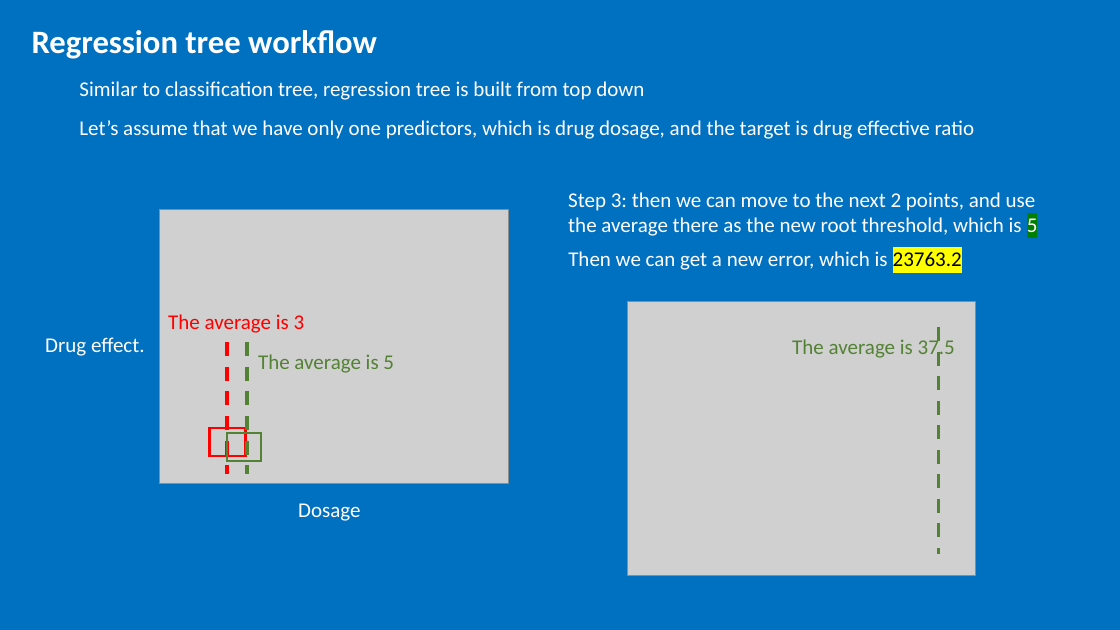
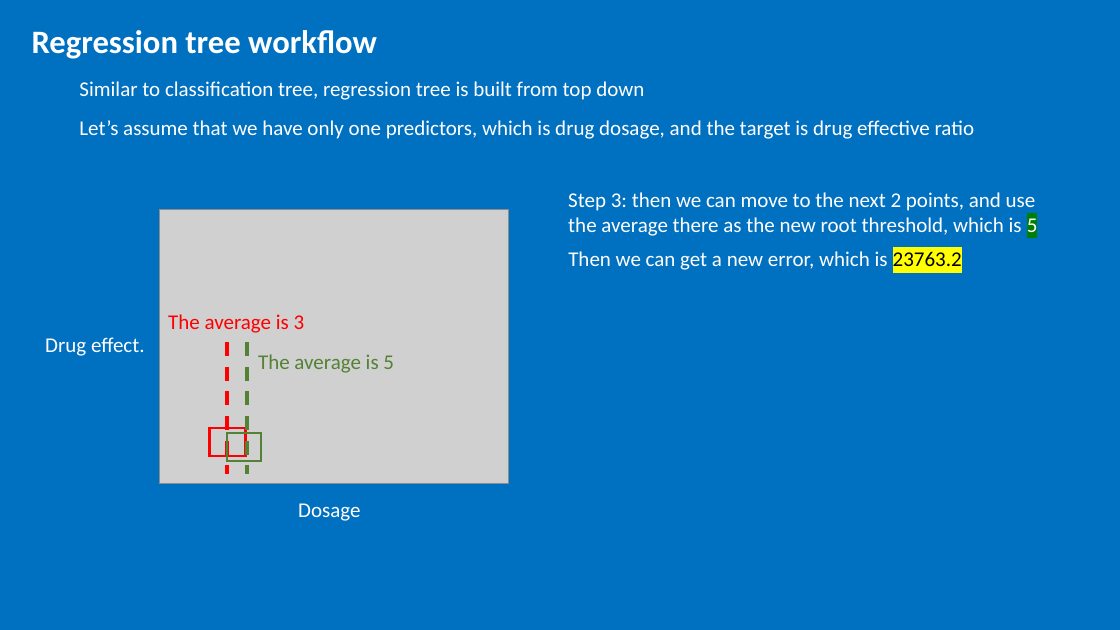
Before and after one commit to jzanetti/Sijin_ML, a slide deck: slide 15 of docs/source/decision_tree/slides/dt_regression.pptx. Drawn at 1120x630 pixels with LibreOffice and Linux fonts; fonts in the diff are those of the drawing; grey boxes stand for pictures. Boxes give left, top, right and bottom in pixels: in the first picture for what was removed or moved away, otherwise in the second. Text is boxed around its words. In the diff, an @@ line names an element or a change of style, - is before the commit and + after.

```diff
--- a/docs/source/decision_tree/slides/dt_regression.pptx
+++ b/docs/source/decision_tree/slides/dt_regression.pptx
@@ picture removed at (628, 302, 976, 576) @@
@@ line removed from (939, 327) to (939, 554) @@
@@ text removed at (792, 337, 955, 361) @@
-The average is 37.5
```
Also in this commit, not shown: 4 other files.
